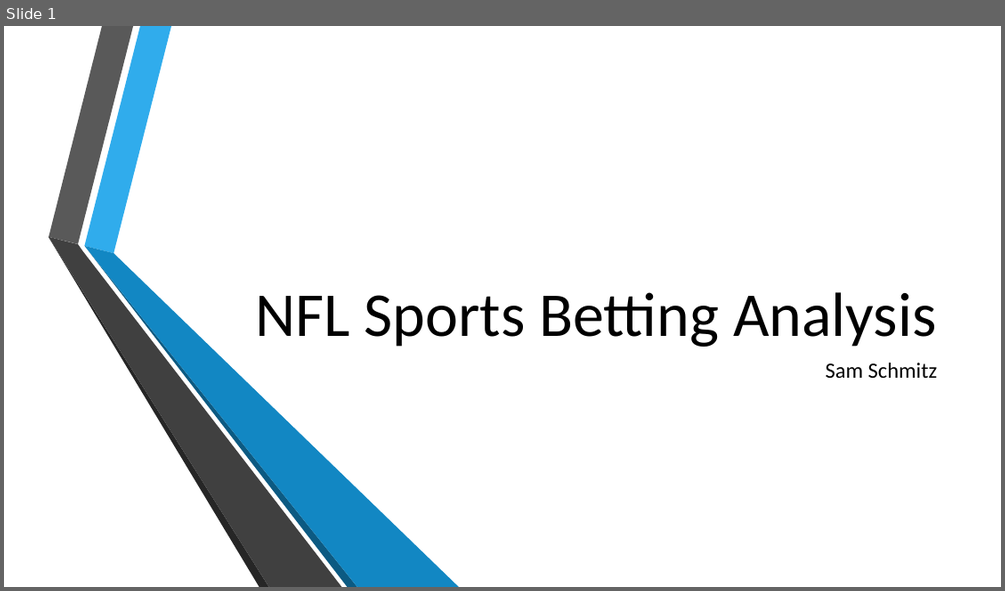
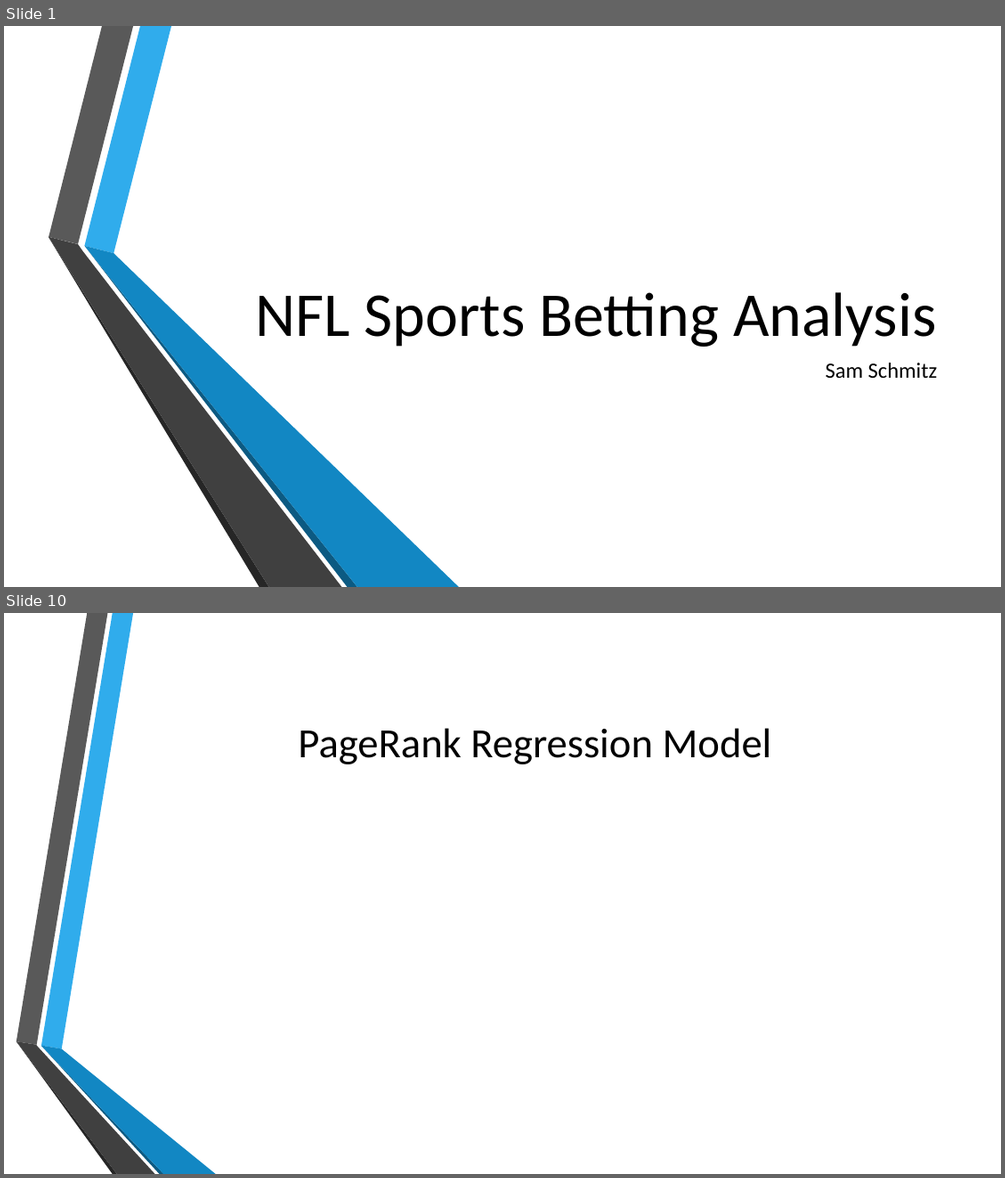
Before and after one commit to jeromeroehmdoane/Sam_Sp25, a slide deck: SUMPresentation.pptx. Shown one above the other, each under a label of ours: slide 1 before the commit, slides 1 and 10 after it; the slides between them are not shown. The pictures are 1005x591 and 1005x1178 pixels, drawn with LibreOffice and Linux fonts; fonts in the diff are those of the drawing; background and template pictures are left out. Boxes give left, top, right and bottom in pixels: in the first picture for what was removed or moved away, otherwise in the second. Text is boxed around its words. In the diff, an @@ line names an element or a change of style, - is before the commit and + after.

```diff
--- a/SUMPresentation.pptx
+++ b/SUMPresentation.pptx
@@ slide 10 added at <box>4,613,1001,1174</box>, background picture (left out) @@
@@ title added at <box>298,728,772,764</box>, 40 pt, text #000000 @@
+PageRank Regression Model
@@ group added at <box>16,613,216,1174</box>: 6 freeform shapes @@
```
Also in this commit, not shown: 9 other slides added, 1 slide removed, 4 other files.
